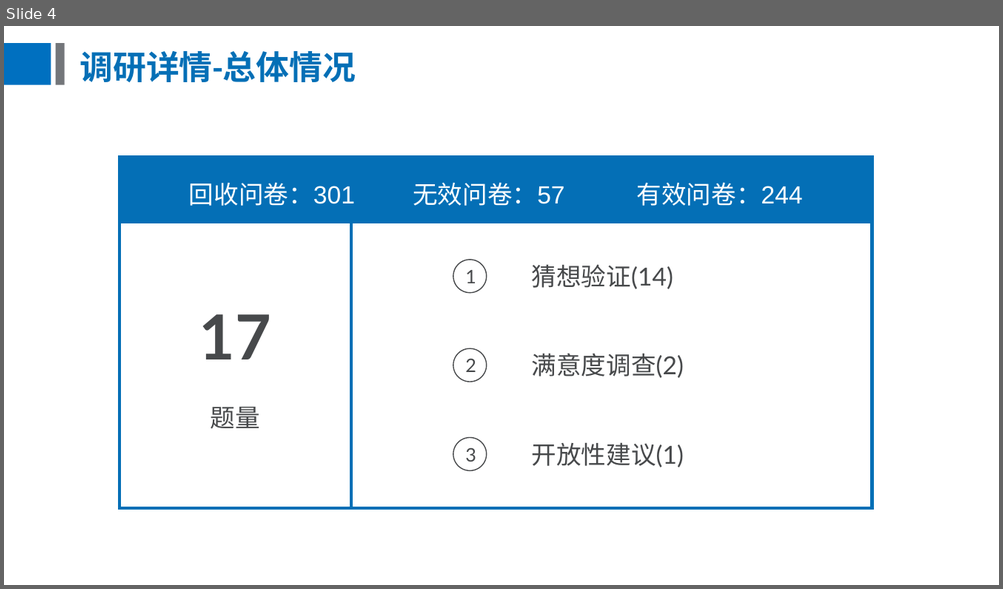
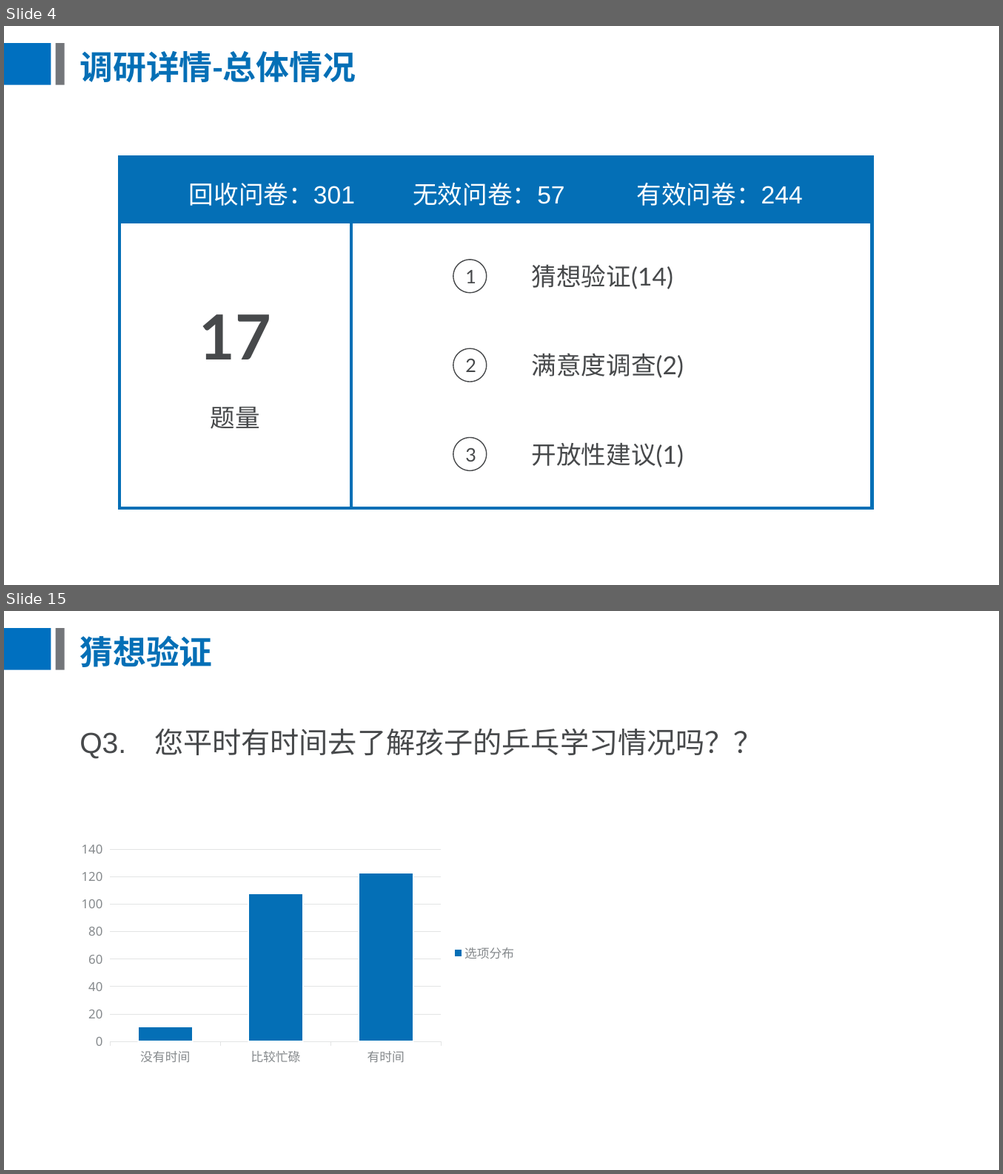
Before and after one commit to BursonHandsom/trainBusiness-ydl, a slide deck: 校园课问卷调研.pptx. Shown one above the other, each under a label of ours: slide 4 before the commit, slides 4 and 15 after it; the slides between them are not shown. The pictures are 1003x589 and 1003x1174 pixels, drawn with LibreOffice and Linux fonts; fonts in the diff are those of the drawing. Boxes give left, top, right and bottom in pixels: in the first picture for what was removed or moved away, otherwise in the second. Text is boxed around its words. In the diff, an @@ line names an element or a change of style, - is before the commit and + after.

```diff
--- a/校园课问卷调研.pptx
+++ b/校园课问卷调研.pptx
@@ slide 15 added at bbox=[4, 611, 999, 1170], background #FFFFFF; not listed: 2 template elements that a slide beside it also shows @@
@@ title added at bbox=[79, 635, 212, 667], 32 pt, text #046FB6, bold @@
+猜想验证
@@ text added at bbox=[79, 729, 762, 759], 28 pt, text #47494B @@
+Q3. 您平时有时间去了解孩子的乒乓学习情况吗？？
@@ column chart added at bbox=[73, 836, 525, 1071] @@
+categories: 没有时间, 比较忙碌, 有时间
+选项分布: 11, 108, 123
```
Also in this commit, not shown: 1 slide changed, 23 other slides added, 14 slides removed, 1 other file.
